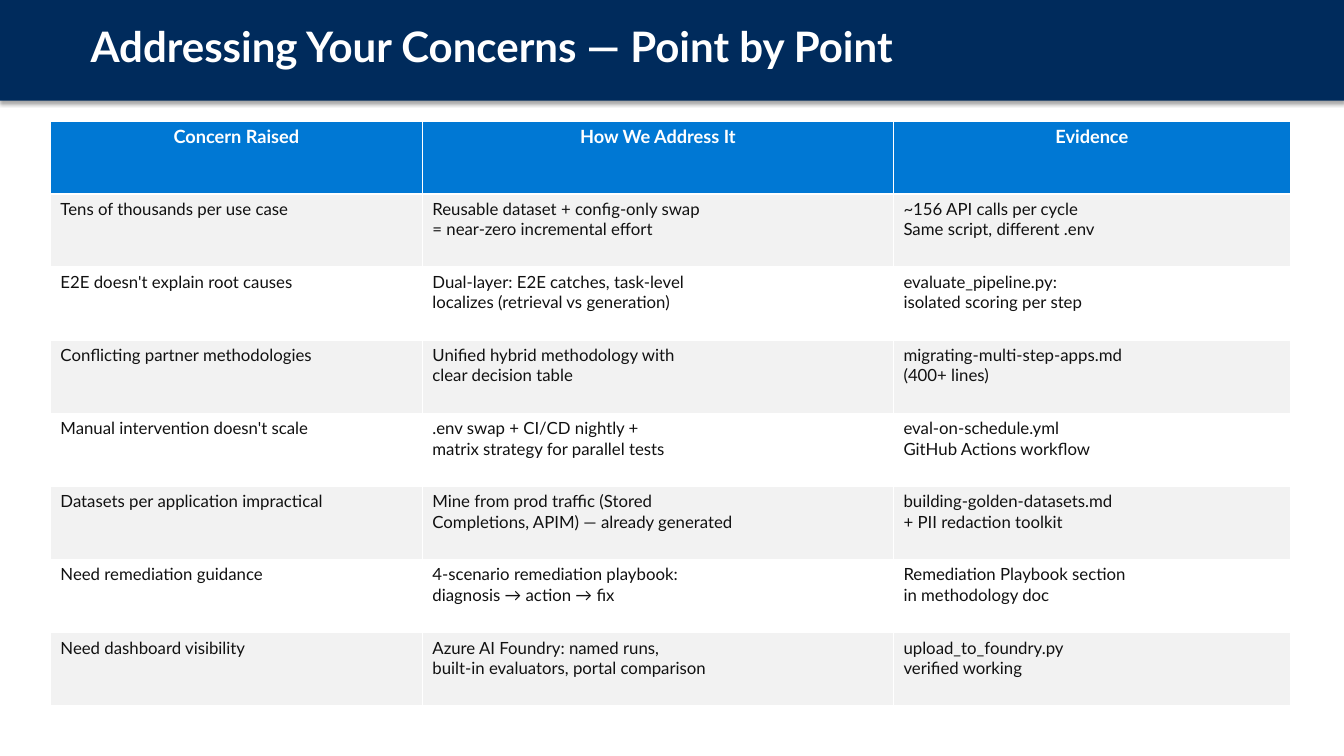
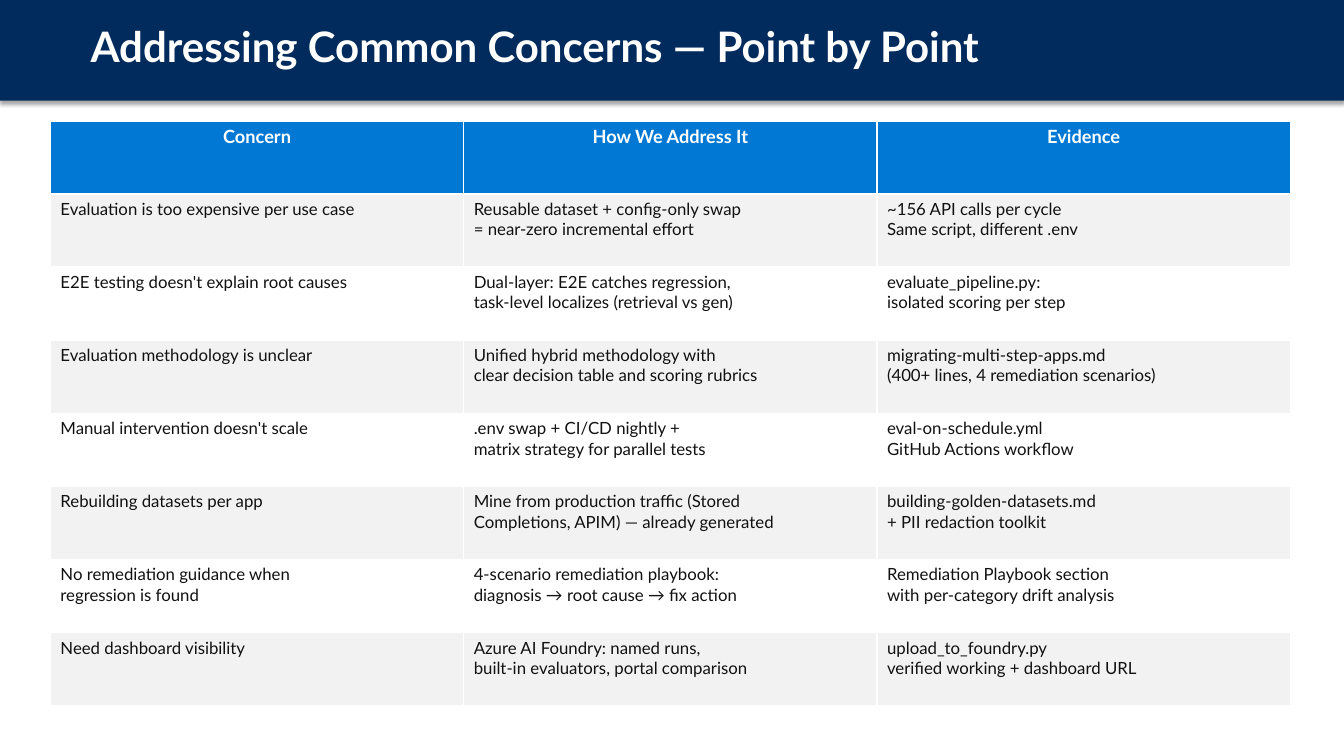
Before and after one commit to aiappsgbb/AOAI-models-migration, a slide deck: slide 14 of docs/azure-openai-model-migration-approach.pptx (slide 10 before the commit). Drawn at 1344x756 pixels with LibreOffice and Linux fonts; fonts in the diff are those of the drawing. Boxes give left, top, right and bottom in pixels: in the first picture for what was removed or moved away, otherwise in the second. Text is boxed around its words. In the diff, an @@ line names an element or a change of style, - is before the commit and + after.

```diff
--- a/docs/azure-openai-model-migration-approach.pptx
+++ b/docs/azure-openai-model-migration-approach.pptx
@@ text at box(91, 30, 979, 70): text changed @@
-Addressing Your Concerns — Point by Point
+Addressing Common Concerns — Point by Point
@@ table at box(50, 121, 1291, 706) @@
-row 1, column 1: Concern Raised
+row 1, column 1: Concern
-row 2, column 1: Tens of thousands per use case
+row 2, column 1: Evaluation is too expensive per use case
-row 3, column 1: E2E doesn't explain root causes
+row 3, column 1: E2E testing doesn't explain root causes
-row 3, column 2: Dual-layer: E2E catches, task-level / localizes (retrieval vs generation)
+row 3, column 2: Dual-layer: E2E catches regression, / task-level localizes (retrieval vs gen)
-row 4: Conflicting partner methodologies | Unified hybrid methodology with / clear decision table | migrating-multi-step-apps.md / (400+ lines)
+row 4: Evaluation methodology is unclear | Unified hybrid methodology with / clear decision table and scoring rubrics | migrating-multi-step-apps.md / (400+ lines, 4 remediation scenarios)
-row 6, column 1: Datasets per application impractical
+row 6, column 1: Rebuilding datasets per app
-row 6, column 2: Mine from prod traffic (Stored / Completions, APIM) — already generated
+row 6, column 2: Mine from production traffic (Stored / Completions, APIM) — already generated
-row 7: Need remediation guidance | 4-scenario remediation playbook: / diagnosis → action → fix | Remediation Playbook section / in methodology doc
+row 7: No remediation guidance when / regression is found | 4-scenario remediation playbook: / diagnosis → root cause → fix action | Remediation Playbook section / with per-category drift analysis
-row 8, column 3: upload_to_foundry.py / verified working
+row 8, column 3: upload_to_foundry.py / verified working + dashboard URL
```
Also in this commit, not shown: 10 other slides changed, 4 slides added, 1 slide removed, 1 other file.
